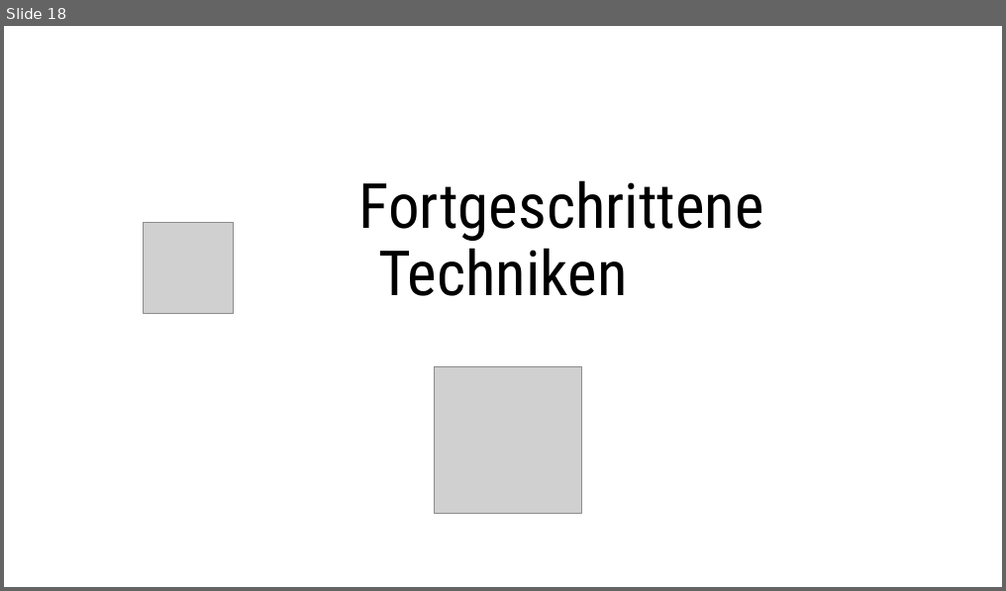
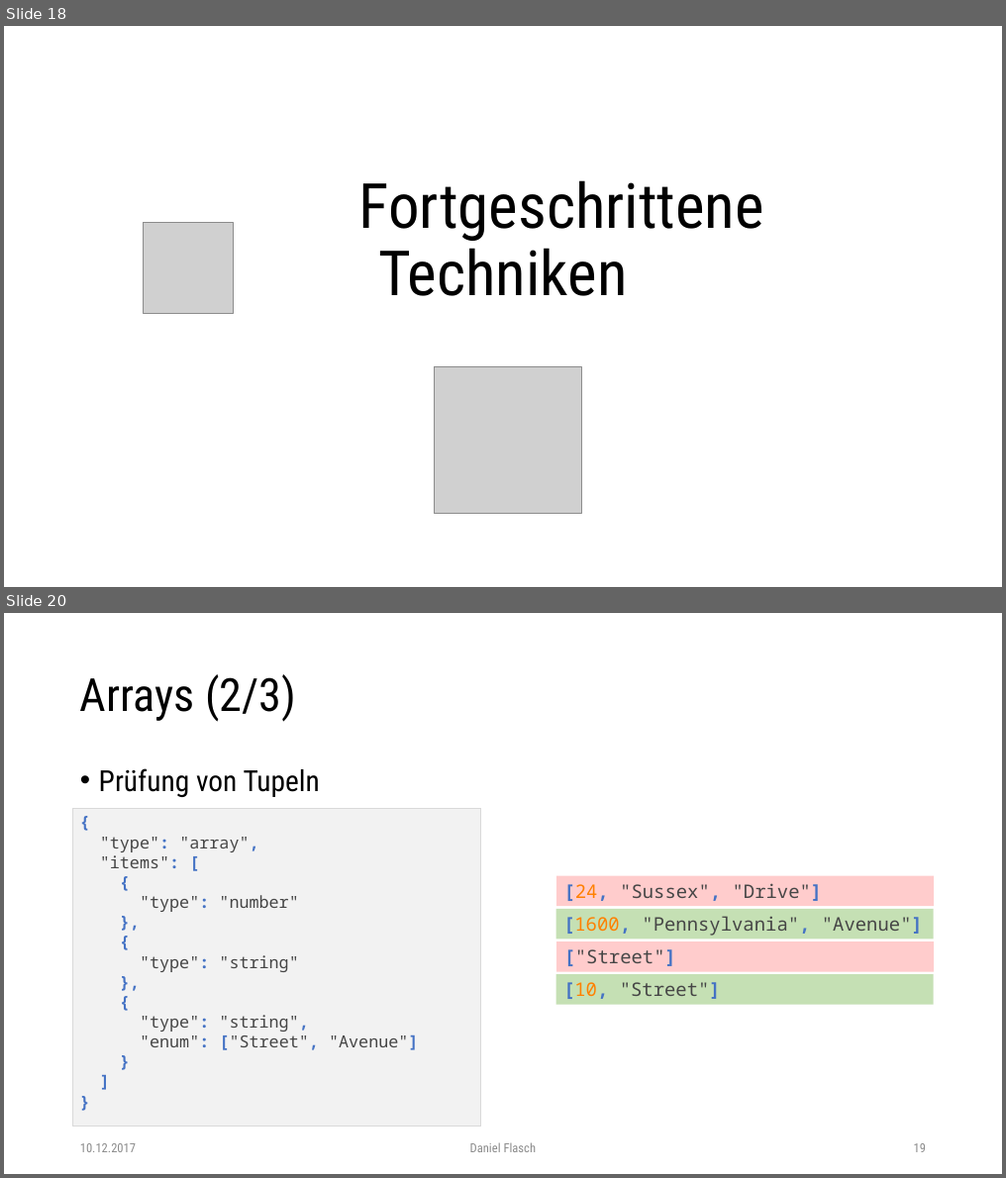
Before and after one commit to dflasch/jsonSchemaEdu, a slide deck: doc/json-schema.pptx. Shown one above the other, each under a label of ours: slide 18 before the commit, slides 18 and 20 after it; the slides between them are not shown. The pictures are 1006x591 and 1006x1178 pixels, drawn with LibreOffice and Linux fonts; fonts in the diff are those of the drawing; grey boxes stand for pictures. Boxes give left, top, right and bottom in pixels: in the first picture for what was removed or moved away, otherwise in the second. Text is boxed around its words. In the diff, an @@ line names an element or a change of style, - is before the commit and + after.

```diff
--- a/doc/json-schema.pptx
+++ b/doc/json-schema.pptx
@@ slide 20 added at [4, 613, 1002, 1174], background #FFFFFF @@
@@ title added at [80, 674, 296, 722], 44 pt, text #000000 @@
+Arrays (2/3)
@@ text added at [99, 768, 320, 797], 28 pt, text #000000 @@
+• Prüfung von Tupeln
@@ rectangle added at [73, 808, 481, 1126], fill #F2F2F2, outline #D9D9D9 0.75 pt, 16 pt, text #464646 @@
+{
+"type": "array",
+"items": [
+{
+"type": "number"
+},
+{
+"type": "string"
+},
+{
+"type": "string",
+"enum": ["Street", "Avenue"]
+}
+]
+}
@@ rectangle added at [556, 876, 934, 906], fill #FFCCCC, 18 pt, text #464646 @@
+[24, "Sussex", "Drive"]
@@ rectangle added at [556, 909, 934, 939], fill #C5E0B4, 18 pt, text #464646 @@
+[1600, "Pennsylvania", "Avenue"]
@@ rectangle added at [556, 942, 934, 971], fill #FFCCCC, 18 pt, text #464646 @@
+["Street"]
@@ rectangle added at [556, 974, 934, 1004], fill #C5E0B4, 18 pt, text #464646 @@
+[10, "Street"]
@@ text added at [80, 1144, 136, 1153], 12 pt, text #8C8C8C @@
+10.12.2017
@@ text added at [470, 1143, 537, 1153], 12 pt, text #8C8C8C @@
+Daniel Flasch
@@ page number added at [914, 1144, 926, 1153], 12 pt, text #8C8C8C @@
+19
```
Also in this commit, not shown: 3 slides changed, 1 other slide added, 1 slide removed, 3 other files.
